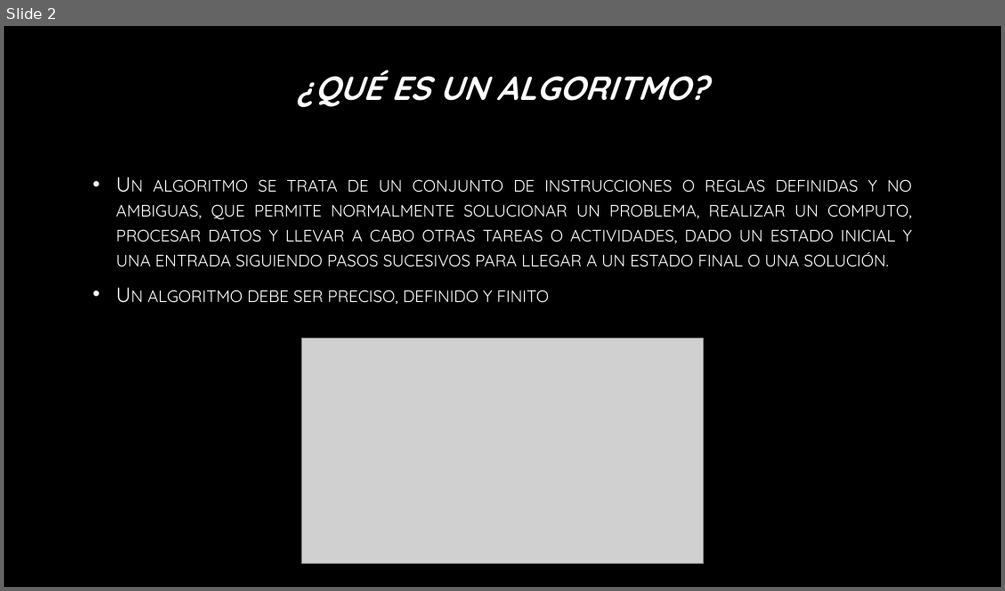
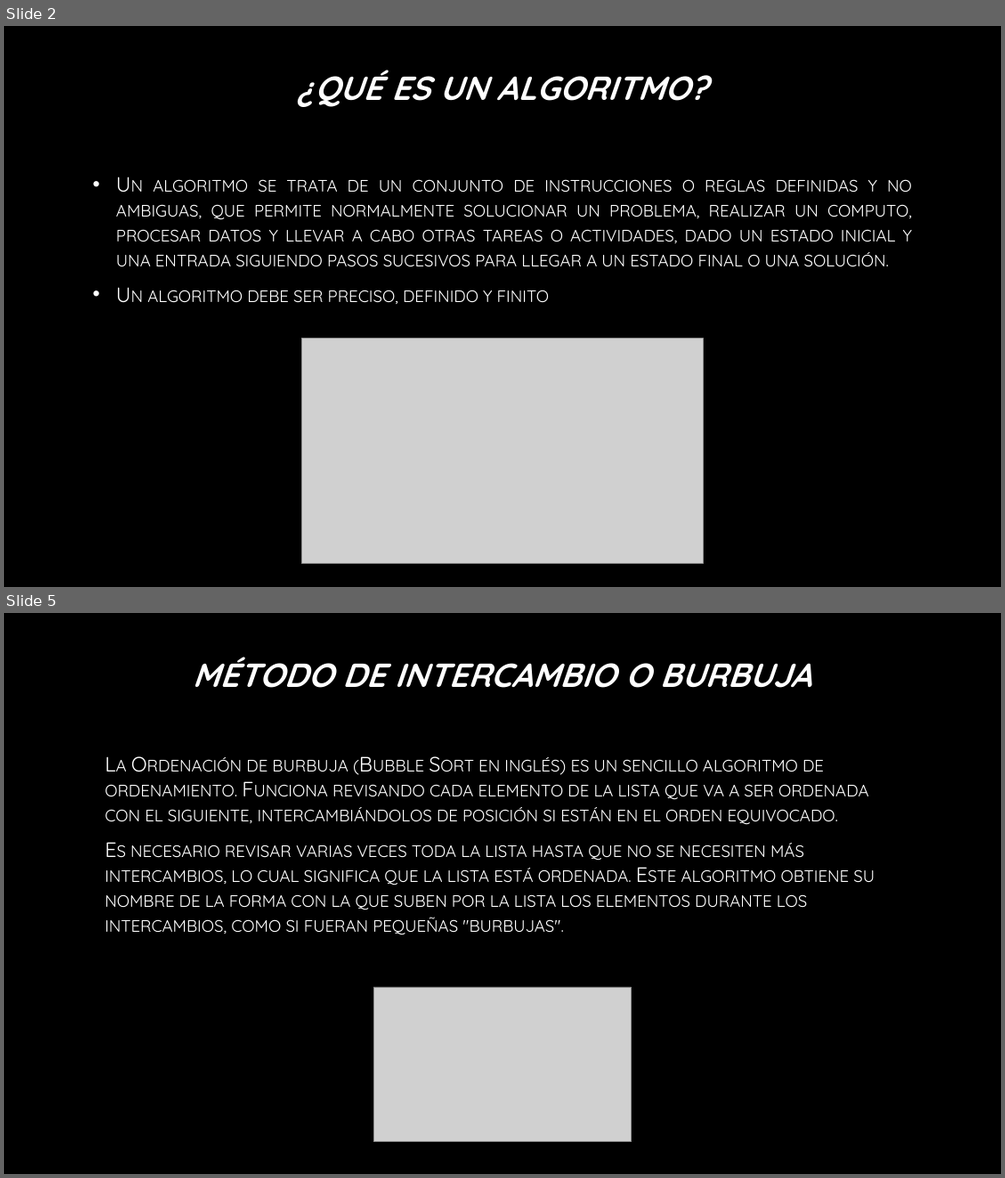
Before and after one commit to Elias99garcia/Trabajo-integrador, a slide deck: Metodos de ordenamiento.pptx. Shown one above the other, each under a label of ours: slide 2 before the commit, slides 2 and 5 after it; the slides between them are not shown. The pictures are 1005x591 and 1005x1178 pixels, drawn with LibreOffice and Linux fonts; fonts in the diff are those of the drawing; grey boxes stand for pictures; background and template pictures are left out. Boxes give left, top, right and bottom in pixels: in the first picture for what was removed or moved away, otherwise in the second. Text is boxed around its words. In the diff, an @@ line names an element or a change of style, - is before the commit and + after.

```diff
--- a/Metodos de ordenamiento.pptx
+++ b/Metodos de ordenamiento.pptx
@@ slide 5 added at (4,613,1001,1174), background picture (left out) @@
@@ title added at (193,657,812,688), 32 pt, text gradient #FFFFFF to #A6A6A6, bold, italic @@
+MÉTODO DE INTERCAMBIO O BURBUJA
@@ text added at (105,757,874,935), 20 pt, text gradient #FFFFFF to #BFBFBF, small capitals @@
+La Ordenación de burbuja (Bubble Sort en inglés) es un sencillo algoritmo de ordenamiento. Funciona revisando cada elemento de la lista que va a ser ordenada con el siguiente, intercambiándolos de posición si están en el orden equivocado.
+Es necesario revisar varias veces toda la lista hasta que no se necesiten más intercambios, lo cual significa que la lista está ordenada. Este algoritmo obtiene su nombre de la forma con la que suben por la lista los elementos durante los intercambios, como si fueran pequeñas "burbujas".
@@ picture added at (373,987,631,1142) @@
```
Also in this commit, not shown: 2 slides changed, 5 other slides added, 1 other file.
